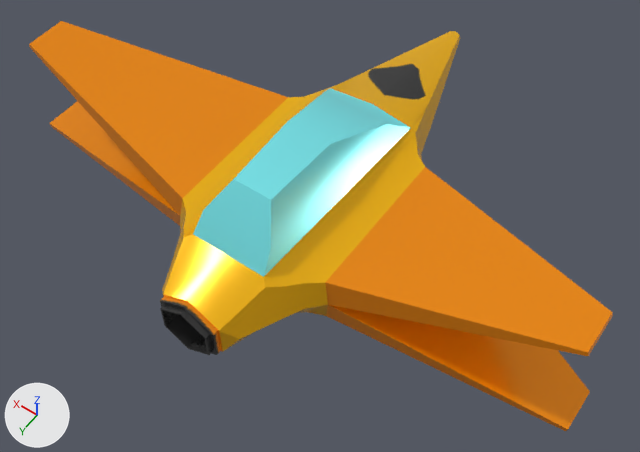
A saved change to the glTF model public/Ship.glb.
One viewpoint serves both versions: a 50 mm camera at (-1.59, 2.11, 3.19) aimed at (-0.1, 0.02, -0.09). Every picture has the same lights, and +X, +Y and +Z are marked at lower left. Vertices at the same position are counted once.

The first picture shows 'body'.
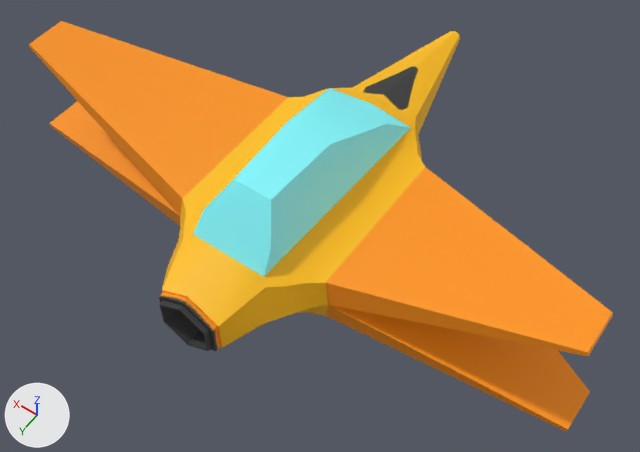
Commit message: Made ship bounds adjust to canvas scale more accurately

Pixel boxes (x1, y1, x2, y2) of what changed, in the pictures (640 x 452 px; the box of a moved part takes in the faces that stretch with it):
'body', surface changed, reshaped
    both: (29, 21, 613, 431)
part 1 of me_cube, moved or reshaped
    before: (160, 31, 460, 355)
    after: (159, 31, 460, 351)
part 2 of me_cube, surface changed
    before: (171, 259, 282, 351)
    after: (229, 287, 295, 344)

The edits, one by one:
In material 'Material' (mat_material), metallic goes from 0.402 to 0.0.
In material 'Material' (mat_material), roughness goes from 0.232 to 0.581.
me_cube is used by ob_body; location (0.0, 0.0, 0.0).
me_cube had 159 vertices, 314 faces and spanned x -1.49..1.49, y -1.36..0.86, z -0.18..0.44.
me_cube now has 158 vertices, 312 faces and spans x -1.49..1.49, y -1.36..0.86, z -0.18..0.44.
Part 1, on me_cube:
3 vertices are removed from x -0.18..0.18, y -1.33..-0.77, z 0.06..0.12.
18 faces are deleted.
31 vertices in x -0.15..0.15, y 0.63..0.86, z -0.17..0.16 move by (0.0, 0.0, 0.03).
11 vertices in x -0.12..0.12, y 0.63..0.86, z -0.18..0.15 move by (0.0, 0.0, 0.04).
16 vertices move from x -0.34..0.34, y -0.81..0.76, z -0.18..0.01 to x -0.37..0.37, y -0.65..0.67, z -0.14..0.04.
2 vertices are added at (0.18, -0.65, 0.12), (-0.18, -0.65, 0.12).
16 new faces join them.
me_cube part 2: 14 kept faces spanning x -0.33..0.33, y -1.36..0.81, z -0.14..0.16 get new texture (UV) coordinates.
